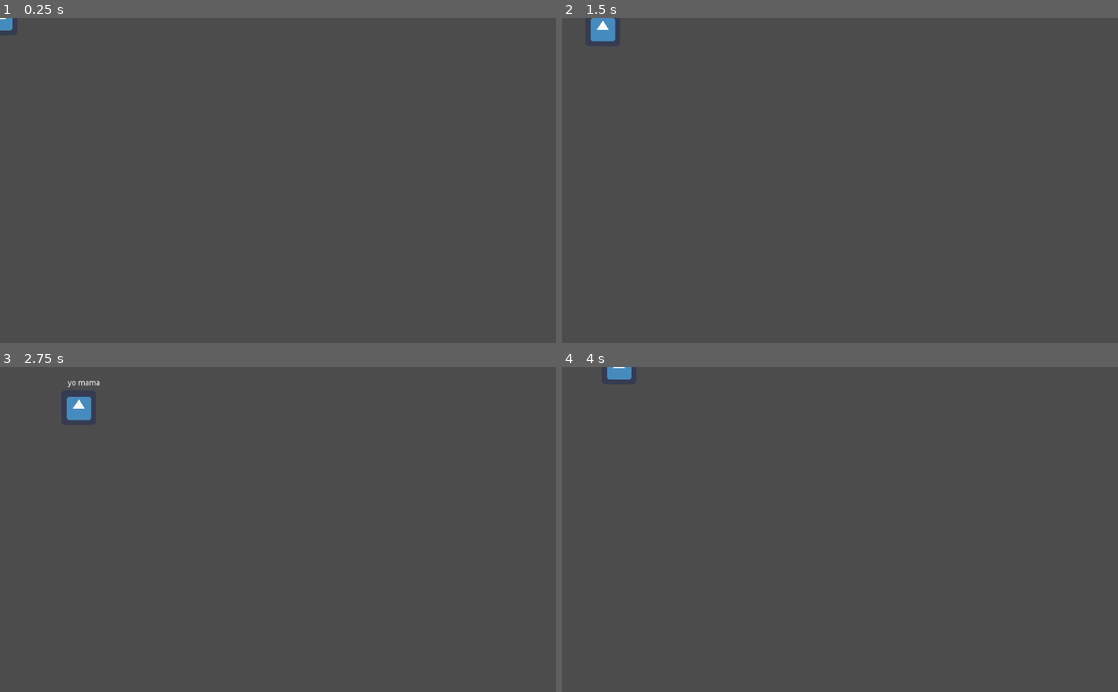
Above: before the commit, frames 1-4 (two rows, left to right).
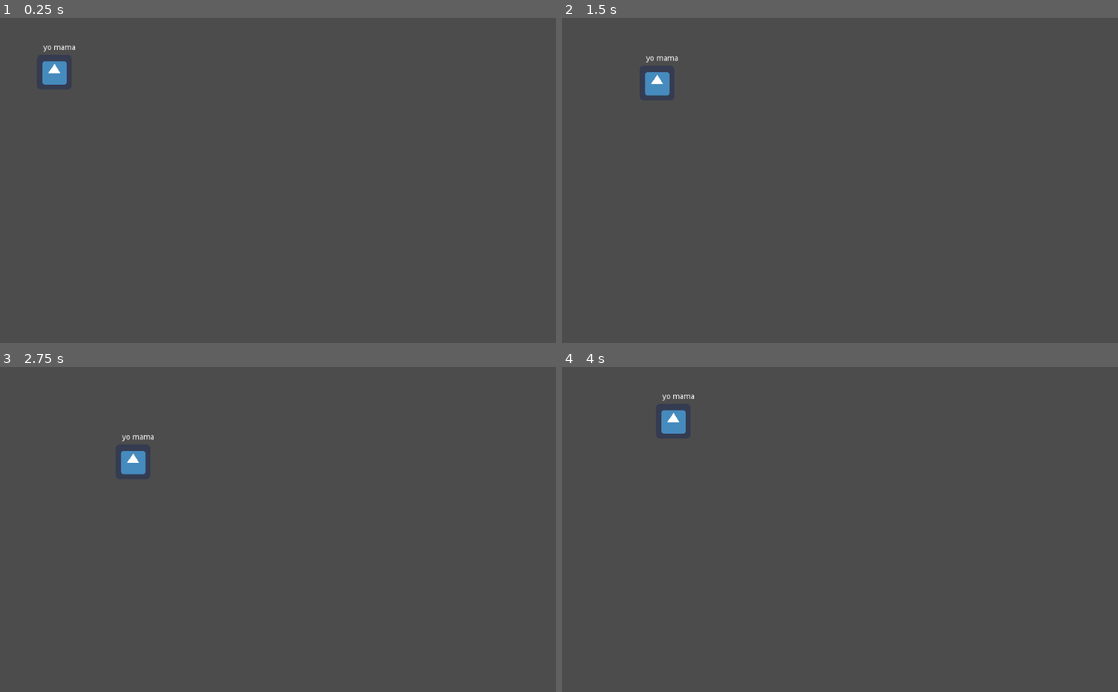
Above: after the commit, the same moments.

Repository: Pillber/East-West
Game: Godot game, scene res://Player.tscn
The game is run twice, just before and just after one commit, with the same random seed, the same clock (stepped at 60 frames per second) and the same inputs. This scene is started directly instead of the project's main scene. The engine's default icon, where the game draws it, is replaced by a stand-in: a white triangle on a blue panel in a dark square.
Inputs:
- Up to frame 1 (0.25 s): no input
- Up to frame 2 (1.5 s): tap Enter at 0.5 s; hold D (move_right) 0.53-1.28 s; hold S (move_down) from 1.28 s (still down)
- Up to frame 3 (2.75 s): release S (move_down) at 2.03 s; hold D (move_right) from 2.03 s (still down)
- Up to frame 4 (4 s): release D (move_right) at 2.78 s; hold W (move_up) 2.78-3.53 s; hold A (move_left) from 3.53 s (still down)

The runs differ from the first frame. In frame 1, 0.4% of the frame differs, in the area x 0-14%, y 0-21%; in frame 2, 0.7%; in frame 3, 0.7%, in the area x 12-28%, y 4-34%; in frame 4, 0.5%.

Commit message:
updated player networking, more than one instanced player
supposedly the players instance, but they teleport to, like, -200000, 20000 or something like that.

Diff:
--- a/MenuController.gd
+++ b/MenuController.gd
@@ -28,14 +28,14 @@
 func refresh_lobby():
 	#Clear current lobby list and add self
 	$LobbyPanel/PlayerList.clear()
-	#$LobbyPanel/PlayerList.add_item(gamestate.player_name + " (You)")
+	$LobbyPanel/PlayerList.add_item(gamestate.player_name + " (You)")
 
 	#Add all of the other players
 	var player_list = gamestate.get_player_list()
 	print("List: " + str(player_list))
 	player_list.sort()
 	for p in player_list:
-		$LobbyPanel/PlayerList.add_item(p + "(YOU)" if p == gamestate.player_name else p)
+		$LobbyPanel/PlayerList.add_item(p)
 		print("Adding to UI: " + p)
 
 func _on_HostButton_pressed():
--- a/Player.gd
+++ b/Player.gd
@@ -4,6 +4,7 @@
 
 func _ready():
 	$Name.text = gamestate.player_name
+	position = Vector2(100, 100)
 
 
 func _physics_process(delta):
--- a/gamestate.gd
+++ b/gamestate.gd
@@ -31,17 +31,12 @@
 	peer = NetworkedMultiplayerENet.new()
 	peer.create_server(DEFAULT_PORT, MAX_PEERS)
 	get_tree().set_network_peer(peer)
-	register_self()
 
 func join_game(ip, new_player_name):
 	player_name = new_player_name
 	peer = NetworkedMultiplayerENet.new()
 	peer.create_client(ip, DEFAULT_PORT)
 	get_tree().set_network_peer(peer)
-	register_self()
-
-func register_self():
-	players[get_tree().get_network_unique_id()] = player_name
 
 # This is called on all clients (even listen server) whenever someone connects
 func _on_player_connected(id):
@@ -97,6 +92,13 @@
 	get_tree().get_root().add_child(Game)
 	get_tree().get_root().get_node("MainMenu").hide()
 
+	# Add this clients player to the game scene
+	var my_player = load("res://Player.tscn").instance()
+	my_player.set_name(str(get_tree().get_network_unique_id()))
+	my_player.set_network_master(get_tree().get_network_unique_id())
+	get_node("/root/Game").add_child(my_player)
+
+	# Add all other players to the game scene
 	for p in players:
 		var player = load("res://Player.tscn").instance()
 		player.set_name(str(p))
